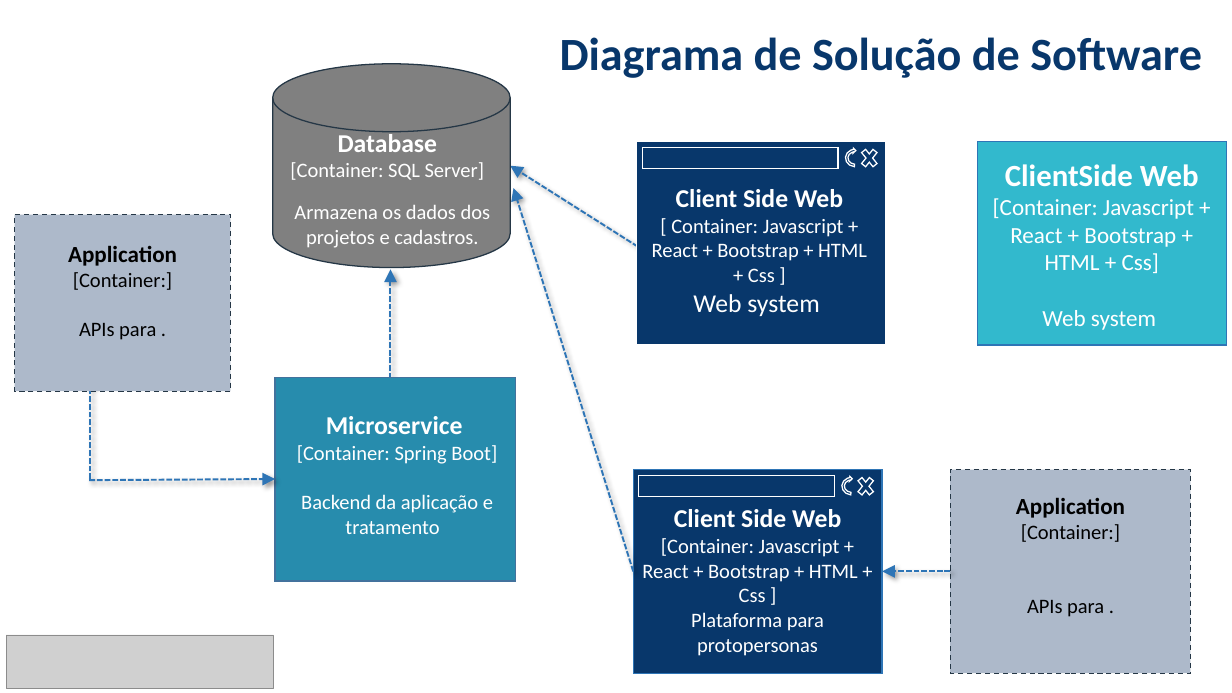
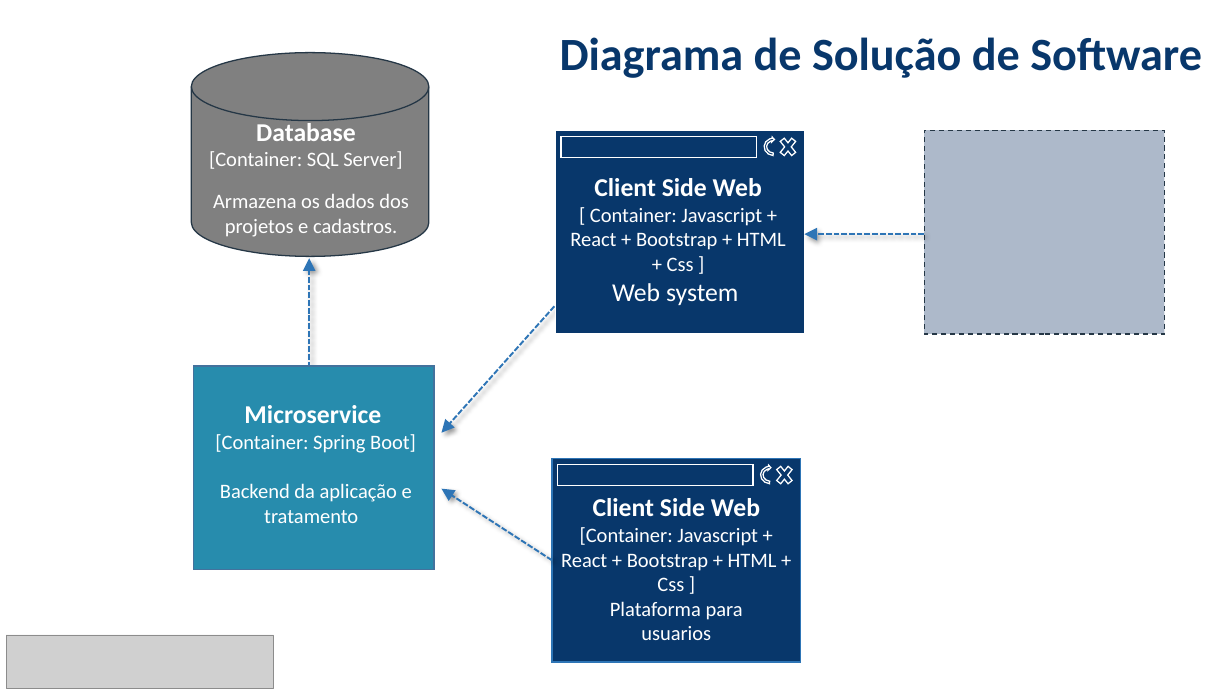
Before and after one commit to vini-novais/Grupo07-2WORK, a slide deck: slide 1 of Documentos/Arquitetura/esboço.pptx. Drawn at 1232x693 pixels with LibreOffice and Linux fonts; fonts in the diff are those of the drawing; grey boxes stand for pictures. Boxes give left, top, right and bottom in pixels: in the first picture for what was removed or moved away, otherwise in the second. Text is boxed around its words. In the diff, an @@ line names an element or a change of style, - is before the commit and + after.

```diff
--- a/Documentos/Arquitetura/esboço.pptx
+++ b/Documentos/Arquitetura/esboço.pptx
@@ rectangle: place and size @@
-rectangle at [950,470,1190,673]
+rectangle at [924,130,1165,334]
@@ rectangle removed at [978,141,1226,345] @@
-ClientSide Web
-[Container: Javascript + React + Bootstrap + HTML + Css]
-Web system
@@ rectangle removed at [15,214,231,391] @@
@@ arrow moved from (950, 571) - (883, 571) to (924, 234) - (805, 234) @@
@@ text removed at [68,245,177,340] @@
-Application
-[Container:]
-APIs para .
@@ 5 texts, 5 rectangles, 2 circular arrows, 2 crosses, 1 cylinder, 1 arrow: place and size @@
-5 texts, 5 rectangles, 2 circular arrows, 2 crosses, 1 cylinder, 1 arrow at [273,64,885,673]
+5 texts, 5 rectangles, 2 circular arrows, 2 crosses, 1 cylinder, 1 arrow at [191,53,804,662]
@@ arrow moved from (677, 272) - (510, 165) to (595, 261) - (442, 433) @@
@@ arrow removed from (90, 479) to (90, 374) @@
@@ arrow removed from (90, 481) to (275, 479) @@
@@ arrow moved from (633, 571) - (514, 188) to (552, 560) - (442, 489) @@
@@ text removed at [1016,497,1125,617] @@
-Application
-[Container:]
-APIs para .
@@ text at [610,601,743,640]: text changed @@
-Plataforma para protopersonas
+Plataforma para
+usuarios
```
Also in this commit, not shown: 9 other files.
